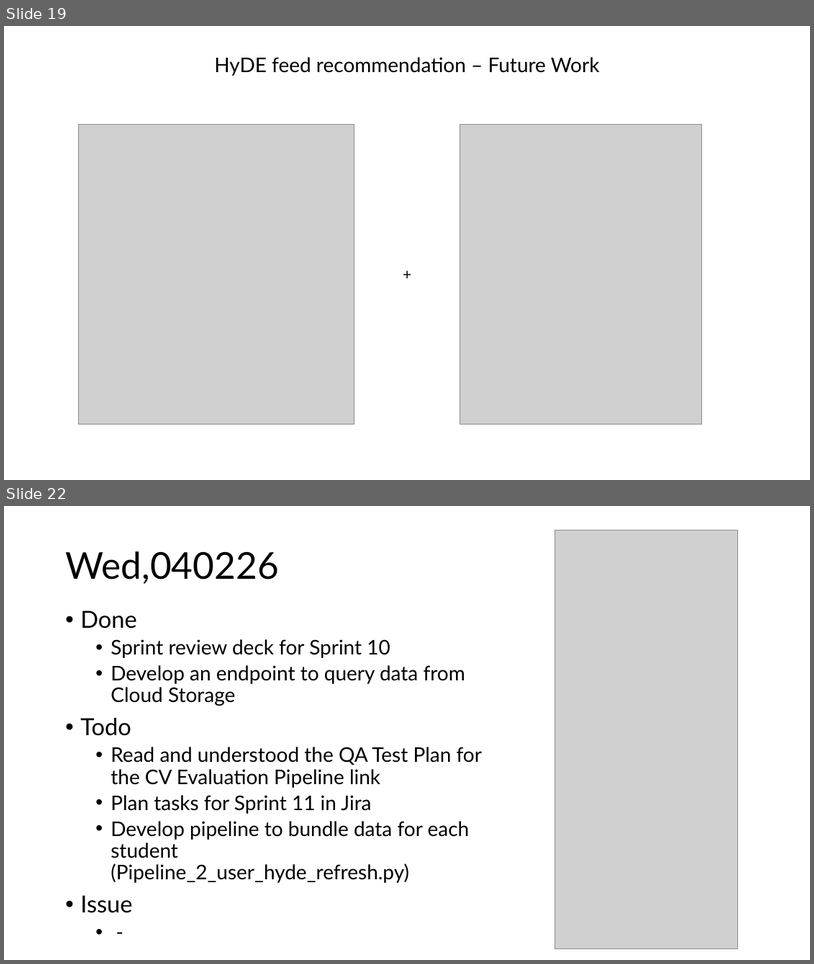
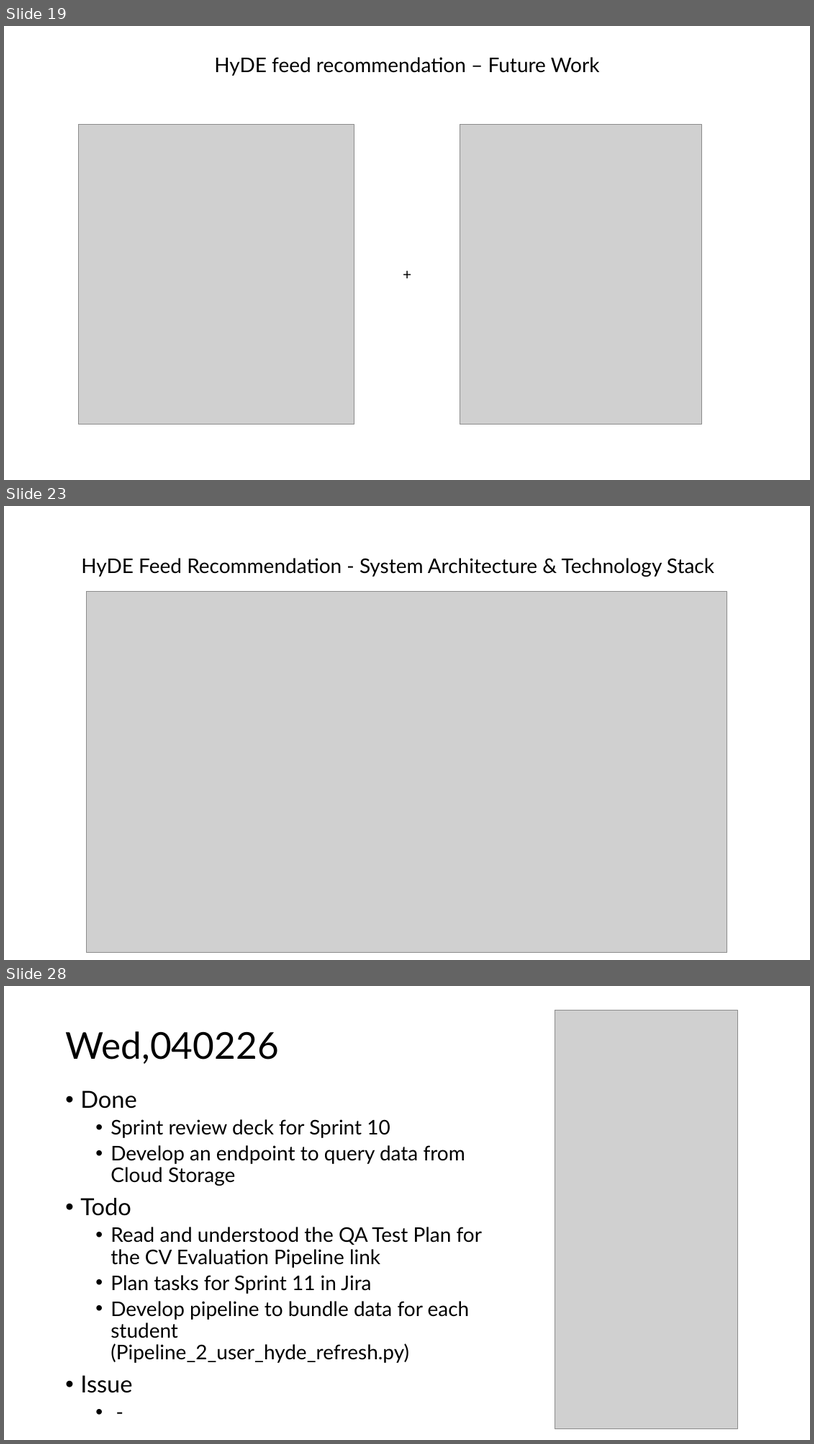
Before and after one commit to TunKedsaro/Hyde, a slide deck: logs/Ghostdeck.pptx. Shown one above the other, each under a label of ours: slides 19 and 22 before the commit, slides 19, 23 and 28 after it; the slides between them are not shown. The pictures are 814x964 and 814x1444 pixels, drawn with LibreOffice and Linux fonts; fonts in the diff are those of the drawing; grey boxes stand for pictures. Boxes give left, top, right and bottom in pixels: in the first picture for what was removed or moved away, otherwise in the second. Text is boxed around its words. In the diff, an @@ line names an element or a change of style, - is before the commit and + after.

```diff
--- a/logs/Ghostdeck.pptx
+++ b/logs/Ghostdeck.pptx
@@ slide 23 added at (x1=4, y1=506, x2=810, y2=960), background #FFFFFF @@
@@ text added at (x1=81, y1=558, x2=715, y2=577), 24 pt, text #000000 @@
+HyDE Feed Recommendation - System Architecture & Technology Stack
@@ picture added at (x1=86, y1=591, x2=728, y2=952) @@
@@ what was slide 22 is now slide 28 @@
```
Also in this commit, not shown: 2 slides changed, 5 other slides added, 16 other files.
